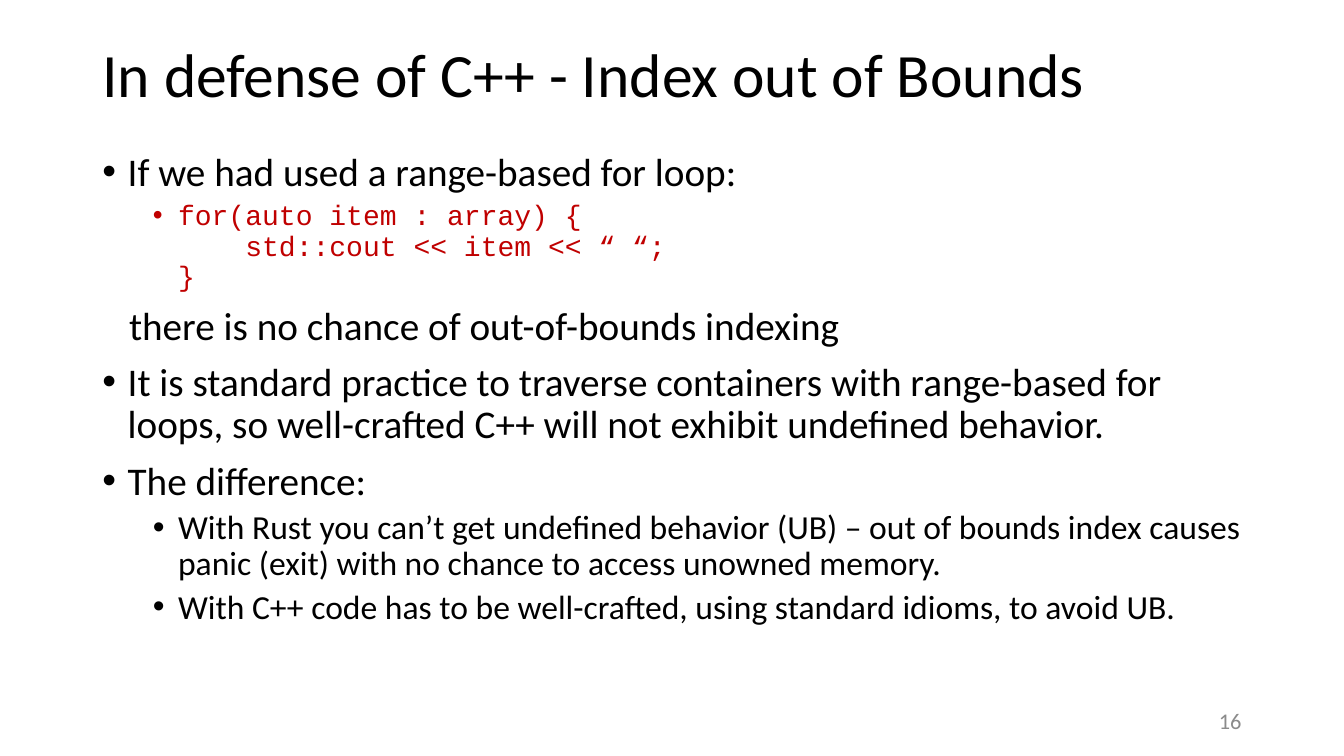
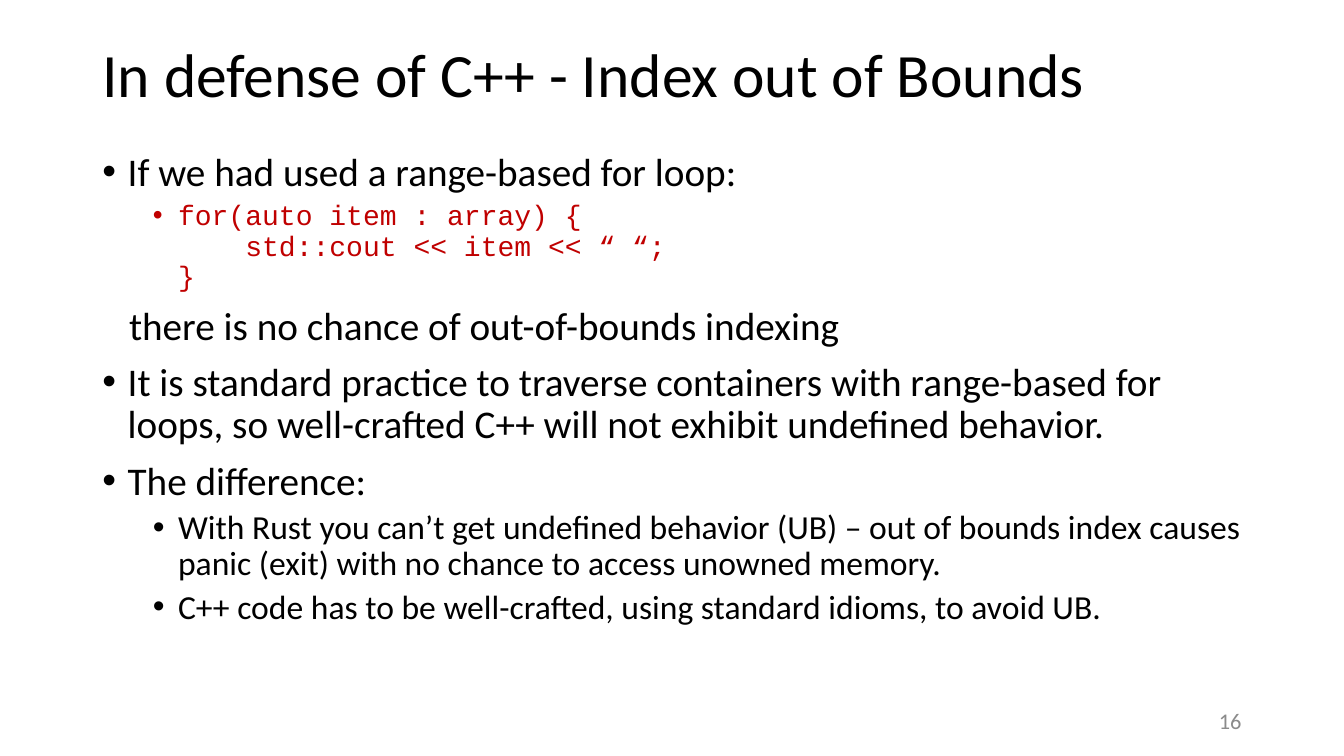
Before and after one commit to JimFawcett/JimFawcett.github.io, a slide deck: slide 16 of Resources/RustModels.pptx. Drawn at 1344x756 pixels with LibreOffice and Linux fonts; fonts in the diff are those of the drawing. Boxes give left, top, right and bottom in pixels: in the first picture for what was removed or moved away, otherwise in the second. Text is boxed around its words. In the diff, an @@ line names an element or a change of style, - is before the commit and + after.

```diff
--- a/Resources/RustModels.pptx
+++ b/Resources/RustModels.pptx
@@ text at box(178, 595, 1100, 625): text changed @@
-  • With C++ code has to be well-crafted, using standard idioms, to avoid UB.
+  • C++ code has to be well-crafted, using standard idioms, to avoid UB.
```
Also in this commit, not shown: 7 other slides changed, 2 slides added, 1 slide removed, 8 other files.
